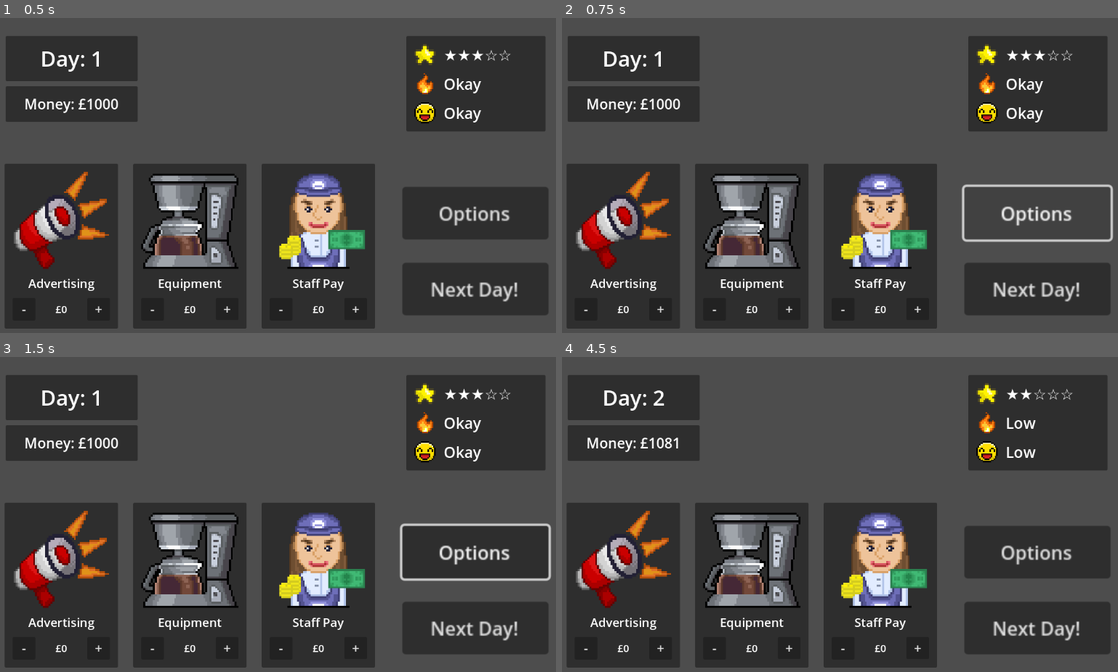
Above: before the commit, frames 1-4 (two rows, left to right).
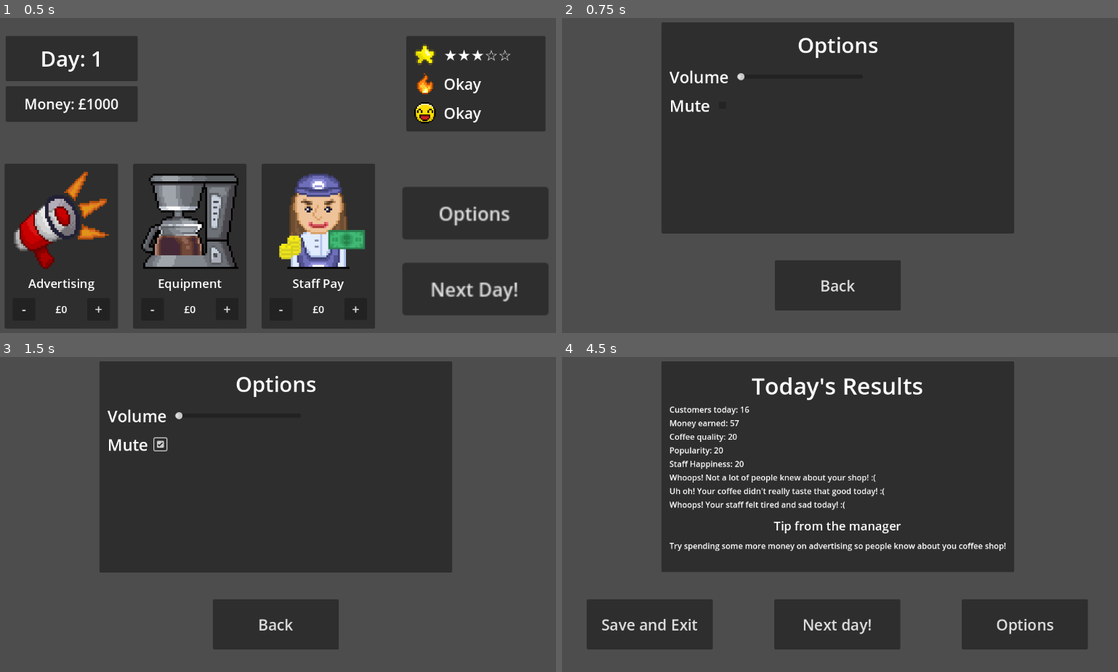
Above: after the commit, the same moments.

Repository: GravyFin/coffee-shop-simulator
Game: Godot game, scene res://scenes/allocation_menu.tscn
Two runs of this game, one before a commit and one after it. Both use one fixed random seed, a clock stepped at 60 frames per second and the inputs below. This scene is started directly instead of the project's main scene.
Inputs (mouse positions are in pixels of both pictures, inside the frame that each line leads up to):
- Up to frame 1 (0.5 s): no input
- Up to frame 2 (0.75 s): click "Options" at 0.5 s
- Up to frame 3 (1.5 s): click (161, 445) at 1.27 s
- Up to frame 4 (4.5 s): click (840, 624) at 2 s, where only the run after the commit has a clickable "Back"; click "Next Day!" at 2.75 s; click "Options" at 3.5 s; click (840, 621) at 4.25 s, where only the run before the commit has a clickable "Next day!"

Frame 1 is identical in both runs. In frame 2, 66% of the frame differs, in the area x 0-100%, y 1-99%; in frame 3, 68%; in frame 4, 63%.

Commit message:
Polished existing code and added options menu and menu tracking
Fixed and polished existing scripts for better readability and workings. Added options menu within multiple menus to alter audio settings

Diff:
--- a/scenes/allocation_menu.tscn
+++ b/scenes/allocation_menu.tscn
@@ -327,4 +327,5 @@
 [connection signal="pressed" from="OptionsPanel/EquipmentPanel/MarginContainer/VBoxContainer/EquipValuePanel/PlusButton" to="." method="_on_eq_plus_pressed"]
 [connection signal="pressed" from="OptionsPanel/StaffPayPanel/MarginContainer/VBoxContainer/StaffValuePanel/MinusButton" to="." method="_on_sf_minus_pressed"]
 [connection signal="pressed" from="OptionsPanel/StaffPayPanel/MarginContainer/VBoxContainer/StaffValuePanel/PlusButton" to="." method="_on_sf_plus_pressed"]
+[connection signal="pressed" from="Options+EndButtons/VBoxContainer/OptionsButton" to="." method="_on_options_button_pressed"]
 [connection signal="pressed" from="Options+EndButtons/VBoxContainer/EndButton" to="." method="_on_end_day_pressed"]
--- a/scenes/final_day_menu.tscn
+++ b/scenes/final_day_menu.tscn
@@ -1,6 +1,6 @@
 [gd_scene load_steps=2 format=3 uid="uid://bsu7vvovscb3k"]
 
-[ext_resource type="Script" uid="uid://bdddtaakmo8s4" path="res://scenes/final_day_menu.gd" id="1_e8b6k"]
+[ext_resource type="Script" uid="uid://bdddtaakmo8s4" path="res://scripts/final_day_menu.gd" id="1_e8b6k"]
 
 [node name="Control" type="Control"]
 layout_mode = 3
@@ -82,9 +82,9 @@
 anchor_right = 0.5
 anchor_bottom = 1.0
 offset_left = -125.0
-offset_top = 145.0
+offset_top = 130.0
 offset_right = 149.0
-offset_bottom = 269.0
+offset_bottom = 254.0
 grow_horizontal = 2
 grow_vertical = 0
 theme_override_constants/margin_left = 12
--- a/scenes/how_to_play.tscn
+++ b/scenes/how_to_play.tscn
@@ -1,6 +1,6 @@
 [gd_scene load_steps=2 format=3 uid="uid://bqddapol1d7ow"]
 
-[ext_resource type="Script" uid="uid://cn1ukvrx8twye" path="res://scenes/how_to_play.gd" id="1_d4i75"]
+[ext_resource type="Script" uid="uid://cn1ukvrx8twye" path="res://scripts/how_to_play.gd" id="1_d4i75"]
 
 [node name="Control" type="Control"]
 layout_mode = 3
@@ -74,9 +74,9 @@
 anchor_right = 0.5
 anchor_bottom = 1.0
 offset_left = -137.0
-offset_top = 126.0
+offset_top = 130.0
 offset_right = 137.0
-offset_bottom = 250.0
+offset_bottom = 254.0
 grow_horizontal = 2
 grow_vertical = 0
 theme_override_constants/margin_left = 12
--- a/scenes/main_menu.tscn
+++ b/scenes/main_menu.tscn
@@ -1,6 +1,6 @@
 [gd_scene load_steps=2 format=3 uid="uid://b4u32pnj4o88y"]
 
-[ext_resource type="Script" uid="uid://bwrio7jrhl8kc" path="res://scenes/main_menu.gd" id="1_l6cm7"]
+[ext_resource type="Script" uid="uid://bwrio7jrhl8kc" path="res://scripts/main_menu.gd" id="1_l6cm7"]
 
 [node name="Control" type="Control"]
 layout_mode = 3
@@ -81,5 +81,6 @@
 text = "Exit"
 
 [connection signal="pressed" from="MarginContainer/VBoxContainer/StartGameButton" to="." method="_on_start_game_button_pressed"]
+[connection signal="pressed" from="MarginContainer/VBoxContainer/OptionsButton" to="." method="_on_options_button_pressed"]
 [connection signal="pressed" from="MarginContainer/VBoxContainer/HowToPlayButton" to="." method="_on_how_to_play_button_pressed"]
 [connection signal="pressed" from="MarginContainer/VBoxContainer/Exit" to="." method="_on_exit_button_pressed"]
--- /dev/null
+++ b/scenes/options_menu.tscn
@@ -0,0 +1,108 @@
+[gd_scene load_steps=2 format=3 uid="uid://cxkp4ttii0j56"]
+
+[ext_resource type="Script" uid="uid://74kus6p6g001" path="res://scripts/options_menu.gd" id="1_liyum"]
+
+[node name="Control" type="Control"]
+layout_mode = 3
+anchors_preset = 8
+anchor_left = 0.5
+anchor_top = 0.5
+anchor_right = 0.5
+anchor_bottom = 0.5
+offset_left = -20.0
+offset_top = -20.0
+offset_right = 20.0
+offset_bottom = 20.0
+grow_horizontal = 2
+grow_vertical = 2
+script = ExtResource("1_liyum")
+
+[node name="OptionsPanel" type="PanelContainer" parent="."]
+layout_mode = 1
+anchors_preset = 8
+anchor_left = 0.5
+anchor_top = 0.5
+anchor_right = 0.5
+anchor_bottom = 0.5
+offset_left = -350.0
+offset_top = -311.0
+offset_right = 350.0
+offset_bottom = 109.0
+grow_horizontal = 2
+grow_vertical = 2
+
+[node name="MarginContainer" type="MarginContainer" parent="OptionsPanel"]
+layout_mode = 2
+theme_override_constants/margin_left = 16
+theme_override_constants/margin_top = 16
+theme_override_constants/margin_right = 16
+theme_override_constants/margin_bottom = 16
+
+[node name="VBoxContainer" type="VBoxContainer" parent="OptionsPanel/MarginContainer"]
+layout_mode = 2
+theme_override_constants/separation = 12
+
+[node name="Label" type="Label" parent="OptionsPanel/MarginContainer/VBoxContainer"]
+layout_mode = 2
+theme_override_font_sizes/font_size = 42
+text = "Options"
+horizontal_alignment = 1
+
+[node name="VolumeSettings" type="HBoxContainer" parent="OptionsPanel/MarginContainer/VBoxContainer"]
+layout_mode = 2
+theme_override_constants/separation = 16
+
+[node name="Label" type="Label" parent="OptionsPanel/MarginContainer/VBoxContainer/VolumeSettings"]
+layout_mode = 2
+theme_override_font_sizes/font_size = 32
+text = "Volume"
+vertical_alignment = 1
+
+[node name="VolumeSlider" type="HSlider" parent="OptionsPanel/MarginContainer/VBoxContainer/VolumeSettings"]
+custom_minimum_size = Vector2(250, 25)
+layout_mode = 2
+size_flags_horizontal = 2
+size_flags_vertical = 4
+
+[node name="MuteSettings" type="HBoxContainer" parent="OptionsPanel/MarginContainer/VBoxContainer"]
+layout_mode = 2
+theme_override_constants/separation = 12
+
+[node name="Label" type="Label" parent="OptionsPanel/MarginContainer/VBoxContainer/MuteSettings"]
+layout_mode = 2
+theme_override_font_sizes/font_size = 32
+text = "Mute"
+vertical_alignment = 1
+
+[node name="CheckBox" type="CheckBox" parent="OptionsPanel/MarginContainer/VBoxContainer/MuteSettings"]
+layout_mode = 2
+size_flags_horizontal = 2
+size_flags_vertical = 4
+
+[node name="MarginContainer" type="MarginContainer" parent="."]
+layout_mode = 1
+anchors_preset = 7
+anchor_left = 0.5
+anchor_top = 1.0
+anchor_right = 0.5
+anchor_bottom = 1.0
+offset_left = -137.0
+offset_top = 130.0
+offset_right = 137.0
+offset_bottom = 254.0
+grow_horizontal = 2
+grow_vertical = 0
+theme_override_constants/margin_left = 12
+theme_override_constants/margin_top = 12
+theme_override_constants/margin_right = 12
+theme_override_constants/margin_bottom = 12
+
+[node name="BackButton" type="Button" parent="MarginContainer"]
+custom_minimum_size = Vector2(250, 100)
+layout_mode = 2
+theme_override_font_sizes/font_size = 30
+text = "Back"
+
+[connection signal="value_changed" from="OptionsPanel/MarginContainer/VBoxContainer/VolumeSettings/VolumeSlider" to="." method="_on_volume_slider_value_changed"]
+[connection signal="toggled" from="OptionsPanel/MarginContainer/VBoxContainer/MuteSettings/CheckBox" to="." method="_on_mute_check_box_toggled"]
+[connection signal="pressed" from="MarginContainer/BackButton" to="." method="_on_back_button_pressed"]
--- a/scenes/results_menu.tscn
+++ b/scenes/results_menu.tscn
@@ -100,10 +100,10 @@
 
 [node name="ButtonsPanel" type="MarginContainer" parent="."]
 layout_mode = 0
-offset_left = -489.125
-offset_top = 167.0
-offset_right = 529.125
-offset_bottom = 291.0
+offset_left = -490.0
+offset_top = 170.0
+offset_right = 528.25
+offset_bottom = 294.00006
 theme_override_constants/margin_left = 12
 theme_override_constants/margin_top = 12
 theme_override_constants/margin_right = 12
@@ -133,4 +133,6 @@
 theme_override_font_sizes/font_size = 30
 text = "Options"
 
+[connection signal="pressed" from="ButtonsPanel/HBoxContainer/SaveExitButton" to="." method="_on_save_exit_button_pressed"]
 [connection signal="pressed" from="ButtonsPanel/HBoxContainer/NextDayButton" to="." method="_on_next_day_pressed"]
+[connection signal="pressed" from="ButtonsPanel/HBoxContainer/OptionsButton" to="." method="_on_options_button_pressed"]
--- a/scripts/allocation_menu.gd
+++ b/scripts/allocation_menu.gd
@@ -108,3 +108,7 @@
 	GameManager.staff_spend = sf_spend
 
 	get_tree().change_scene_to_file("res://scenes/results_menu.tscn")
+
+func _on_options_button_pressed():
+	GameManager.previous_scene = "res://scenes/allocation_menu.tscn"
+	get_tree().change_scene_to_file("res://scenes/options_menu.tscn")
--- a/scripts/game_manager.gd
+++ b/scripts/game_manager.gd
@@ -24,3 +24,8 @@
 	coffee_quality = 50
 	popularity = 50
 	staff_happiness = 50
+
+# === AUDIO SETTINGS ===
+var volume: float = 1.0
+var is_muted: bool = false
+var previous_scene: String = ""
--- a/scenes/main_menu.gd
+++ b/scripts/main_menu.gd
@@ -4,6 +4,9 @@
 	GameManager.reset_game()
 	get_tree().change_scene_to_file("res://scenes/allocation_menu.tscn")
 
+func _on_options_button_pressed():
+	get_tree().change_scene_to_file("res://scenes/options_menu.tscn")
+
 func _on_how_to_play_button_pressed():
 	get_tree().change_scene_to_file("res://scenes/how_to_play.tscn")
 
--- /dev/null
+++ b/scripts/options_menu.gd
@@ -0,0 +1,33 @@
+extends Control
+
+@onready var volume_slider = $OptionsPanel/MarginContainer/VBoxContainer/VolumeSettings/VolumeSlider
+@onready var mute_checkbox = $OptionsPanel/MarginContainer/VBoxContainer/MuteSettings/CheckBox
+
+func _readu():
+	# load saves values
+	volume_slider.value = GameManager.volume
+	mute_checkbox.button_pressed = GameManager.is_muted
+
+# === VOLUME CHANGED ===
+func _on_volume_slider_value_changed(value):
+	GameManager.volume = value
+	update_audio()
+
+# === MUTE TOGGLE ===
+func _on_mute_check_box_toggled(button_pressed):
+	GameManager.is_muted = button_pressed
+	update_audio()
+
+# === UPDATE AUDIO SETTINGS ===
+func update_audio():
+	if GameManager.is_muted:
+		AudioServer.set_bus_volume_db(0, -80) # effectively mute
+	else:
+		var db = linear_to_db(GameManager.volume)
+		AudioServer.set_bus_volume_db(0, db)
+
+func _on_back_button_pressed():
+	if GameManager.previous_scene != "":
+		get_tree().change_scene_to_file(GameManager.previous_scene)
+	else:
+		get_tree().change_scene_to_file("res://scenes/main_menu.tscn")
--- a/scripts/results_menu.gd
+++ b/scripts/results_menu.gd
@@ -141,3 +141,10 @@
 		get_tree().change_scene_to_file("res://scenes/final_day_menu.tscn")
 	else:
 		get_tree().change_scene_to_file("res://scenes/allocation_menu.tscn")
+
+func _on_options_button_pressed():
+	GameManager.previous_scene = "res://scenes/results_menu.tscn"
+	get_tree().change_scene_to_file("res://scenes/options_menu.tscn")
+
+func _on_save_exit_button_pressed() -> void:
+	get_tree().quit()
Renamed: scenes/final_day_menu.gd -> scripts/final_day_menu.gd
Renamed: scenes/final_day_menu.gd.uid -> scripts/final_day_menu.gd.uid
Renamed: scenes/how_to_play.gd -> scripts/how_to_play.gd
Renamed: scenes/how_to_play.gd.uid -> scripts/how_to_play.gd.uid
Renamed: scenes/main_menu.gd.uid -> scripts/main_menu.gd.uid
Not shown, added: scripts/options_menu.gd.uid
